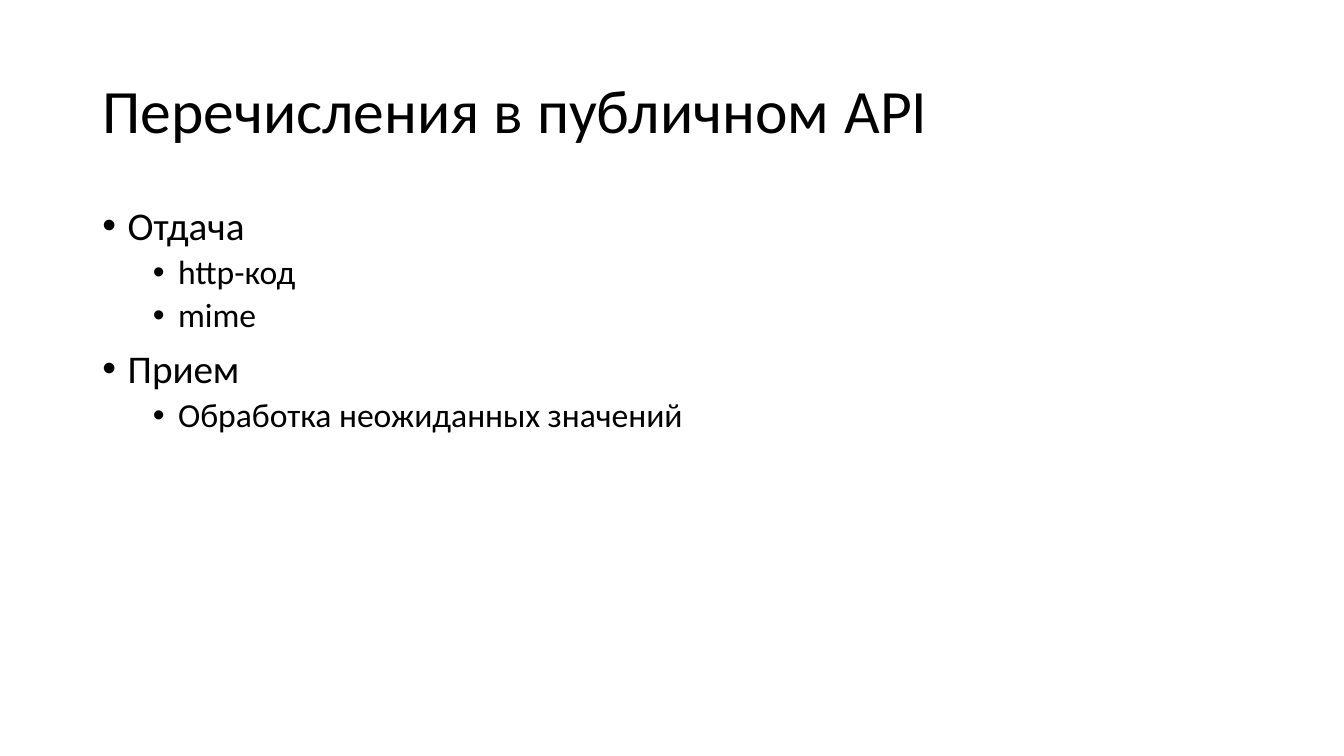
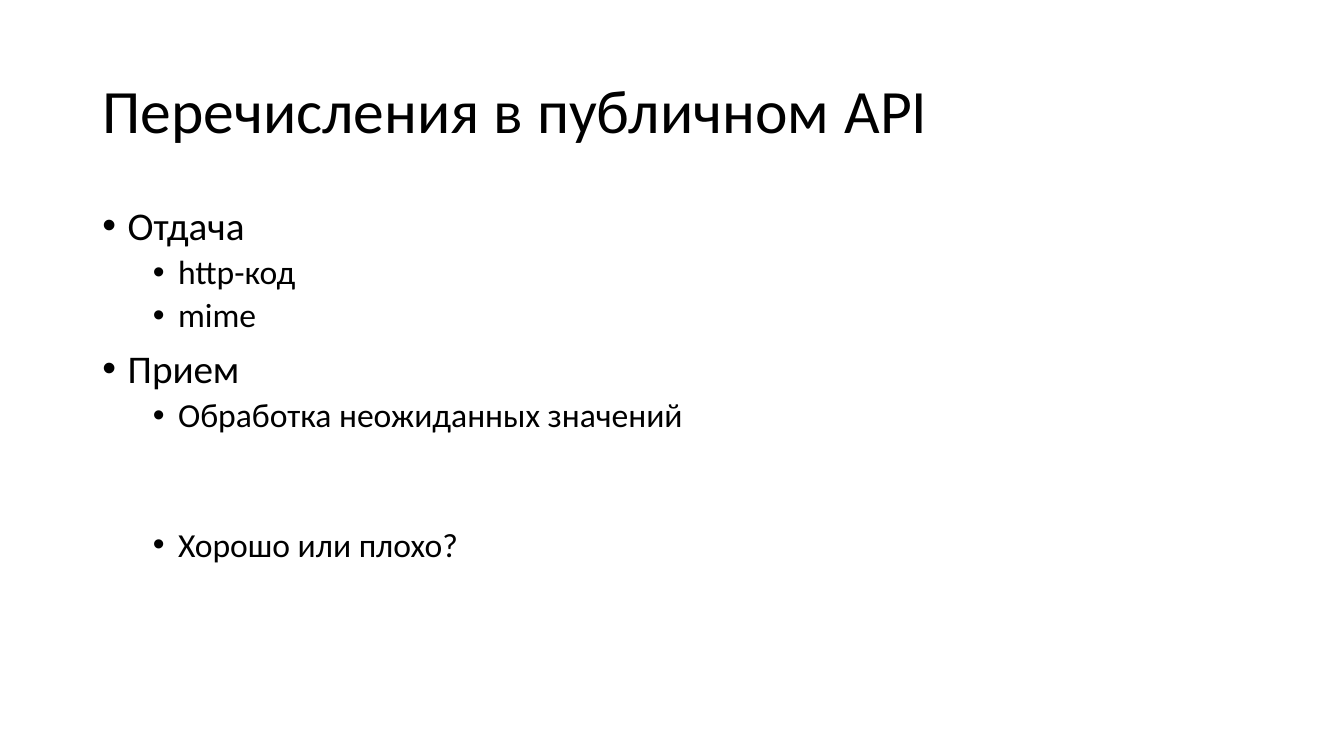
Before and after one commit to Boiarshinov/enums, a slide deck: slide 11 of docs/presentation.pptx (slide 10 before the commit). Drawn at 1344x756 pixels with LibreOffice and Linux fonts; fonts in the diff are those of the drawing. Boxes give left, top, right and bottom in pixels: in the first picture for what was removed or moved away, otherwise in the second. Text is boxed around its words. In the diff, an @@ line names an element or a change of style, - is before the commit and + after.

```diff
--- a/docs/presentation.pptx
+++ b/docs/presentation.pptx
@@ text at bbox=[178, 534, 458, 563]: paragraph added @@
+  • Хорошо или плохо?
```
Also in this commit, not shown: 7 other slides changed, 7 slides added, 3 slides removed.
